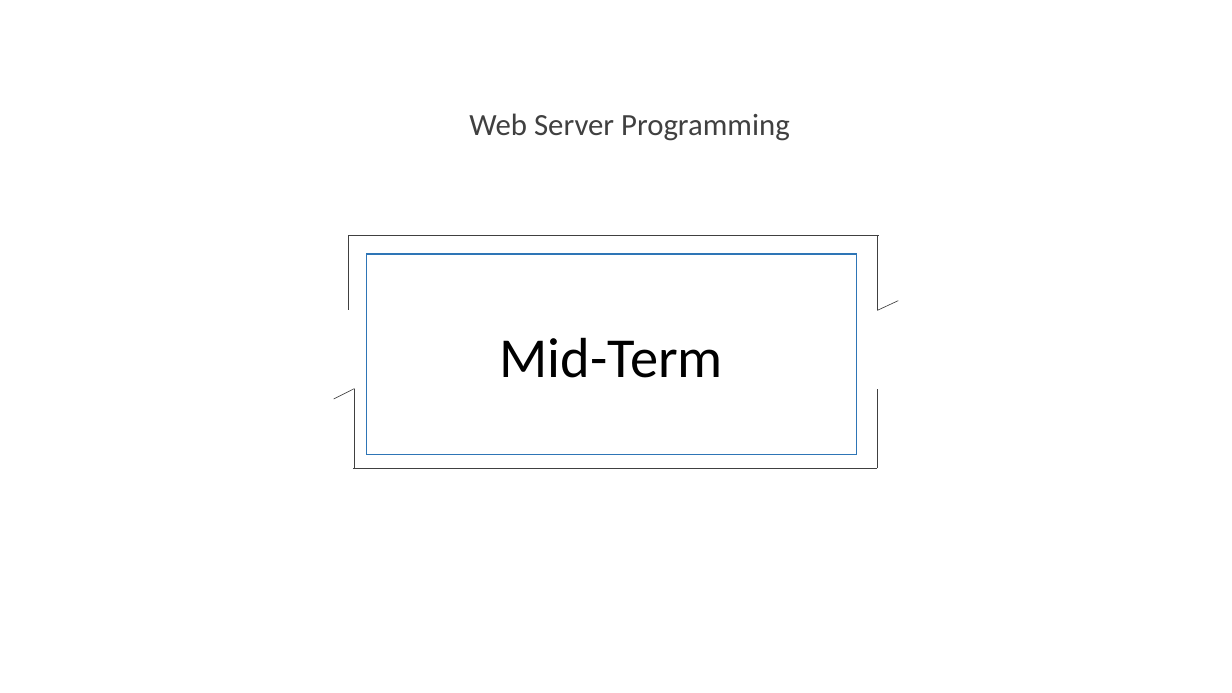
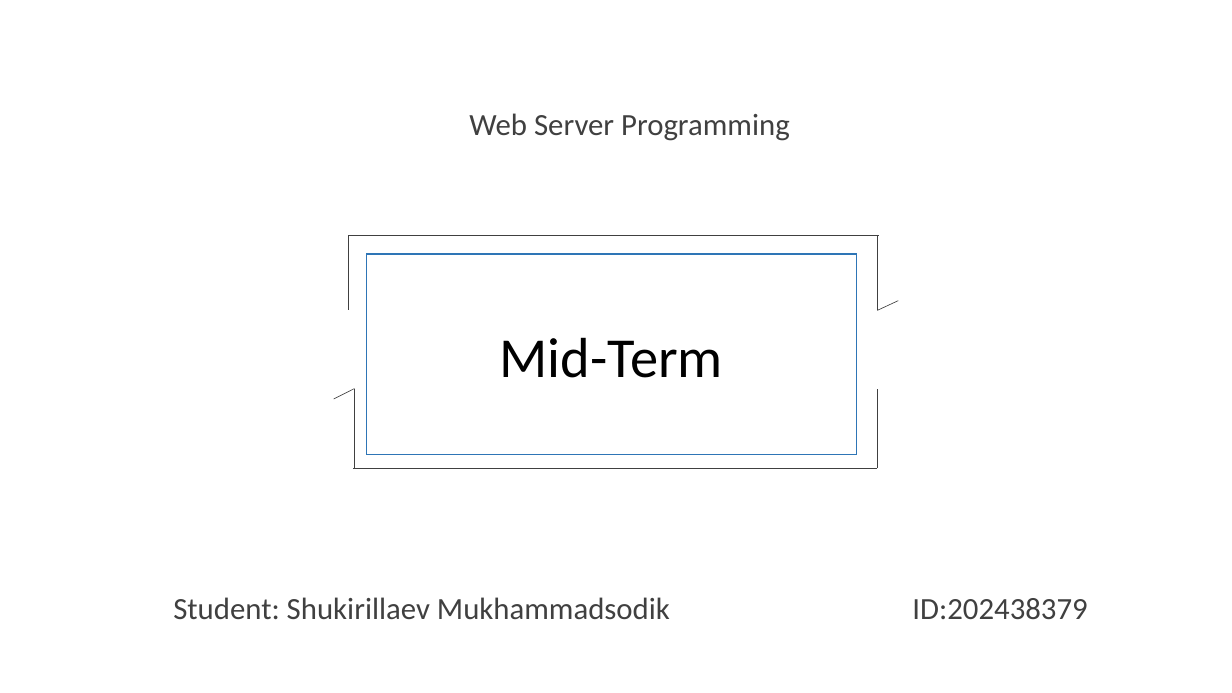
Before and after one commit to McLight-Note/Web-Server-Programming, a slide deck: slide 1 of Mid-term.pptx. Drawn at 1232x693 pixels with LibreOffice and Linux fonts; fonts in the diff are those of the drawing; background and template pictures are left out. Boxes give left, top, right and bottom in pixels: in the first picture for what was removed or moved away, otherwise in the second. Text is boxed around its words. In the diff, an @@ line names an element or a change of style, - is before the commit and + after.

```diff
--- a/Mid-term.pptx
+++ b/Mid-term.pptx
@@ text added at (173,597,1087,619), 24 pt, text #404040 @@
+Student: Shukirillaev Mukhammadsodik ID:202438379
```
Also in this commit, not shown: 4 other slides changed, 1 other file.
